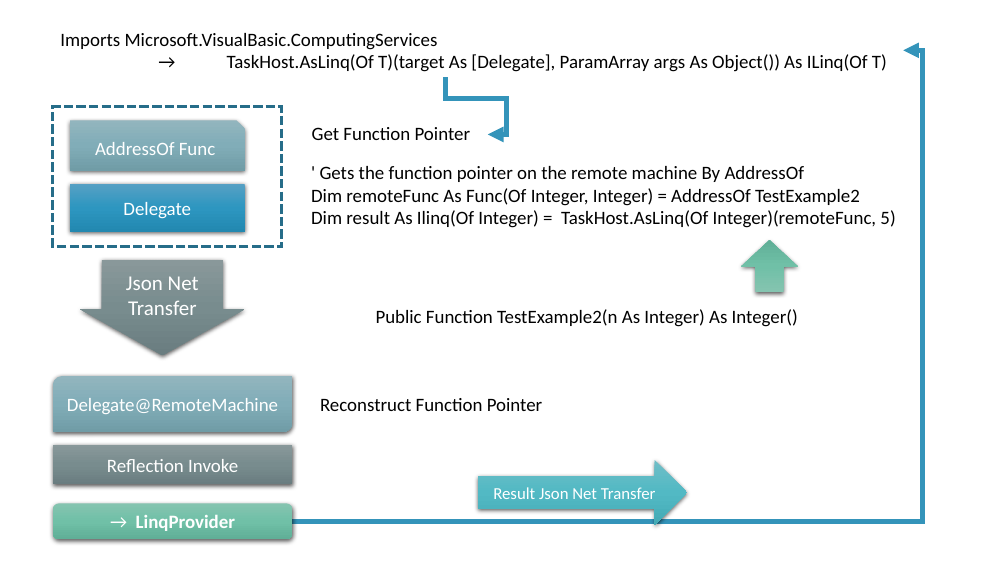
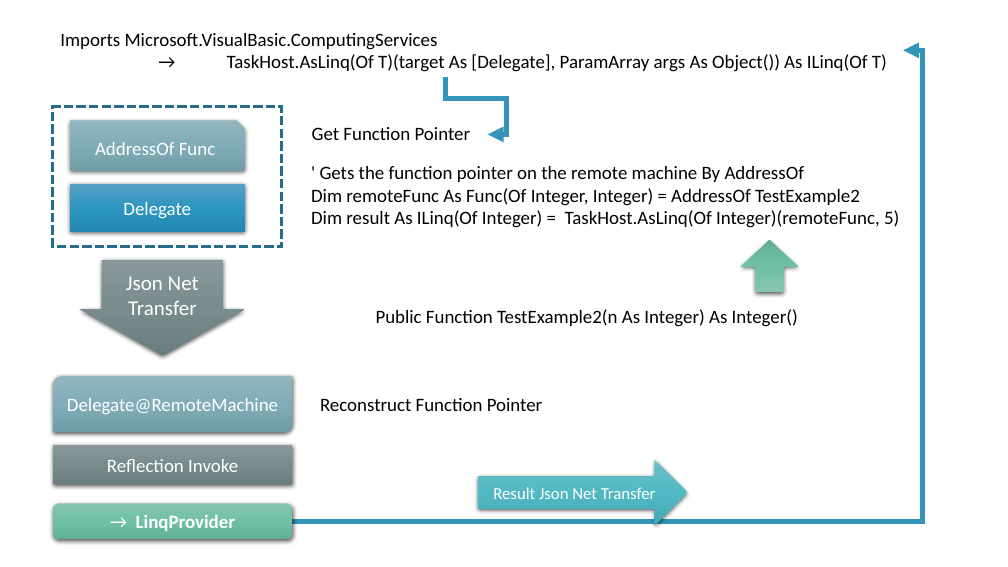
Before and after one commit to xieguigang/Darwinism, a slide deck: slide 2 of Parallel.pptx. Drawn at 1008x567 pixels with LibreOffice and Linux fonts; fonts in the diff are those of the drawing. Boxes give left, top, right and bottom in pixels: in the first picture for what was removed or moved away, otherwise in the second. Text is boxed around its words. In the diff, an @@ line names an element or a change of style, - is before the commit and + after.

```diff
--- a/Parallel.pptx
+++ b/Parallel.pptx
@@ text at (311, 210, 899, 228): text changed @@
-Dim result As Ilinq(Of Integer) = TaskHost.AsLinq(Of Integer)(remoteFunc, 5)
+Dim result As ILinq(Of Integer) = TaskHost.AsLinq(Of Integer)(remoteFunc, 5)
```
Also in this commit, not shown: 3 other files.
